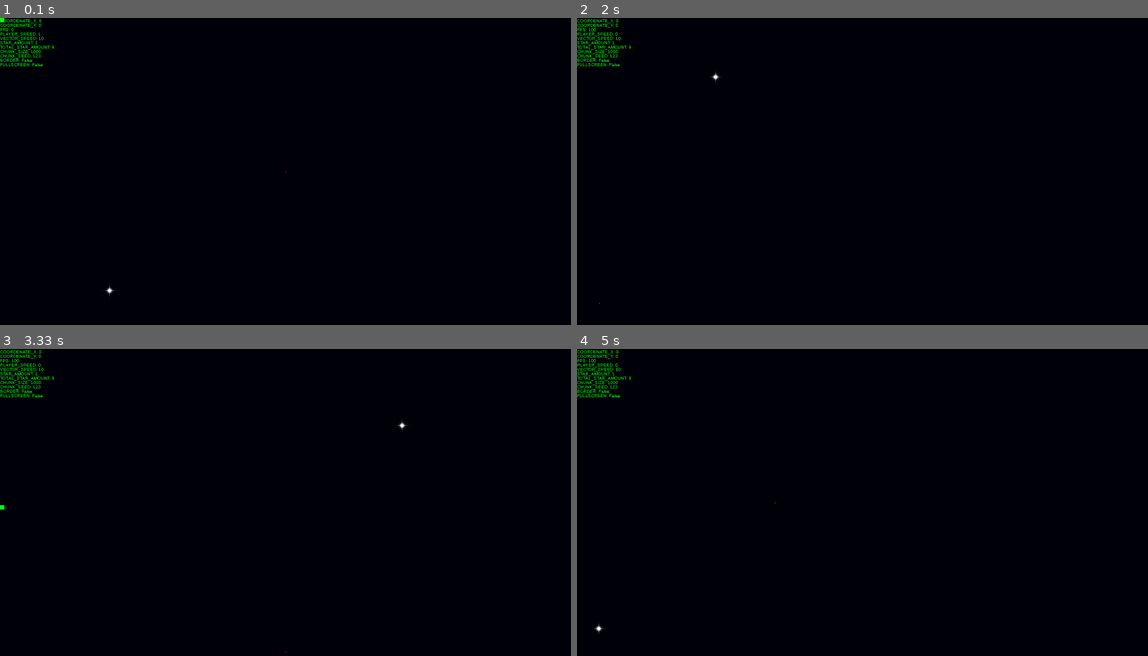
Above: before the commit, frames 1-4 (two rows, left to right).
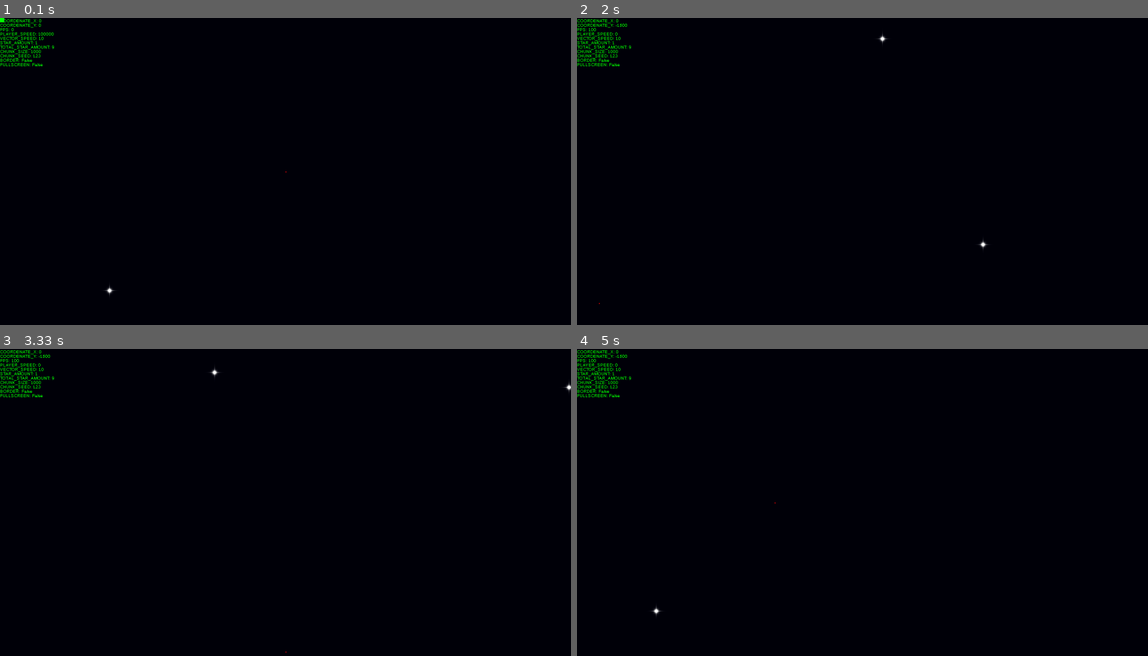
Above: after the commit, the same moments.

Repository: zzRafael/Procedural-tests
Game: pygame game, started from pygame_test/dcs.py
Same seed, same stepped clock (60 frames per second), same inputs: the game is played once before the commit and once after it.
Inputs:
- Up to frame 1 (0.1 s): no input
- Up to frame 2 (2 s): hold Right 0.33-0.8 s; hold Up 0.83-1.13 s; hold W 0.83-1.13 s; tap E at 0.98 s; hold Right 1.17-1.63 s; hold D 1.17-1.63 s; tap 2 at 1.32 s; hold Left from 1.67 s (still down); hold A from 1.67 s (still down); tap 1 at 1.82 s
- Up to frame 3 (3.33 s): release Left at 2.2 s; release A at 2.2 s; hold Down 2.23-2.53 s; hold S 2.23-2.53 s; tap E at 2.38 s; hold Left 2.57-2.97 s; hold A 2.57-2.97 s; tap 2 at 2.72 s; hold Up from 3 s (still down); hold W from 3 s (still down); tap 1 at 3.15 s
- Up to frame 4 (5 s): release Up at 3.37 s; release W at 3.37 s; hold Right 3.4-4.03 s; hold D 3.4-4.03 s; tap E at 3.55 s; hold Down 4.07-4.43 s; hold S 4.07-4.43 s; tap 2 at 4.22 s; hold Left 4.47-4.93 s; hold A 4.47-4.93 s; tap 1 at 4.62 s; hold Right from 4.97 s (still down); hold D from 4.97 s (still down)

The runs differ from the first frame. In frame 1, less than 0.1% of the frame differs, in the area x 7-10%, y 4-6%; in frame 2, less than 0.1%; in frame 3, less than 0.1%, in the area x 0-100%, y 1-53%; in frame 4, less than 0.1%.

Commit message:
Update dcs.py

Diff:
--- a/pygame_test/dcs.py
+++ b/pygame_test/dcs.py
@@ -1,4 +1,4 @@
-import pygame
+import pygame, os
 from pygame.locals import*
 from sys import exit
 import random
@@ -227,6 +227,12 @@
             self.counter += 1
 
 
+file = __file__
+file = file.split('\\')[:-1]
+file = '\\'.join(file)
+
+os.chdir(file)
+
 marte_img = pygame.image.load("./images/marte.png").convert_alpha()
 marte_width = marte_img.get_rect().width
 marte_height = marte_img.get_rect().height
@@ -237,7 +243,7 @@
 # vector
 vector = Vector(speed = 10)
 # Objects
-player1 = RectObj(speed = 1, height=2, width =2, ypos=height//2, xpos=width//2)
+player1 = RectObj(speed = 100000, height=2, width =2, ypos=height//2, xpos=width//2)
 testplanet = RectObj(color = (0,255,0), xpos=0, ypos=0)
 current_chunk = Chunk(star_amount=1, chunk_pixel_size=1000)
 info = Info()
